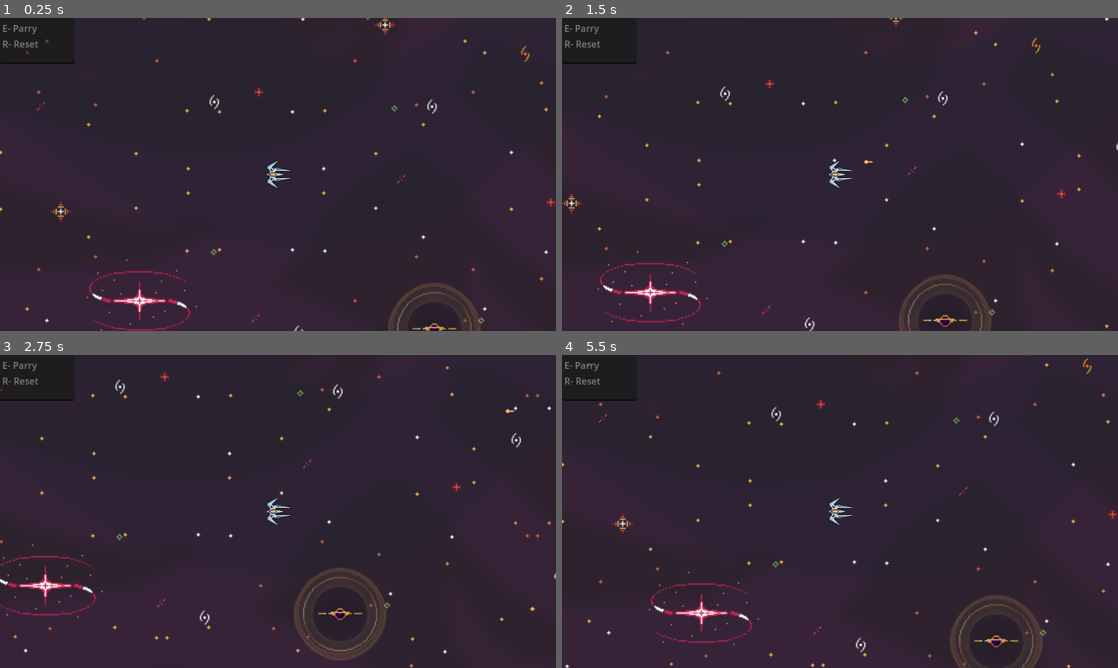
Above: before the commit, frames 1-4 (two rows, left to right).
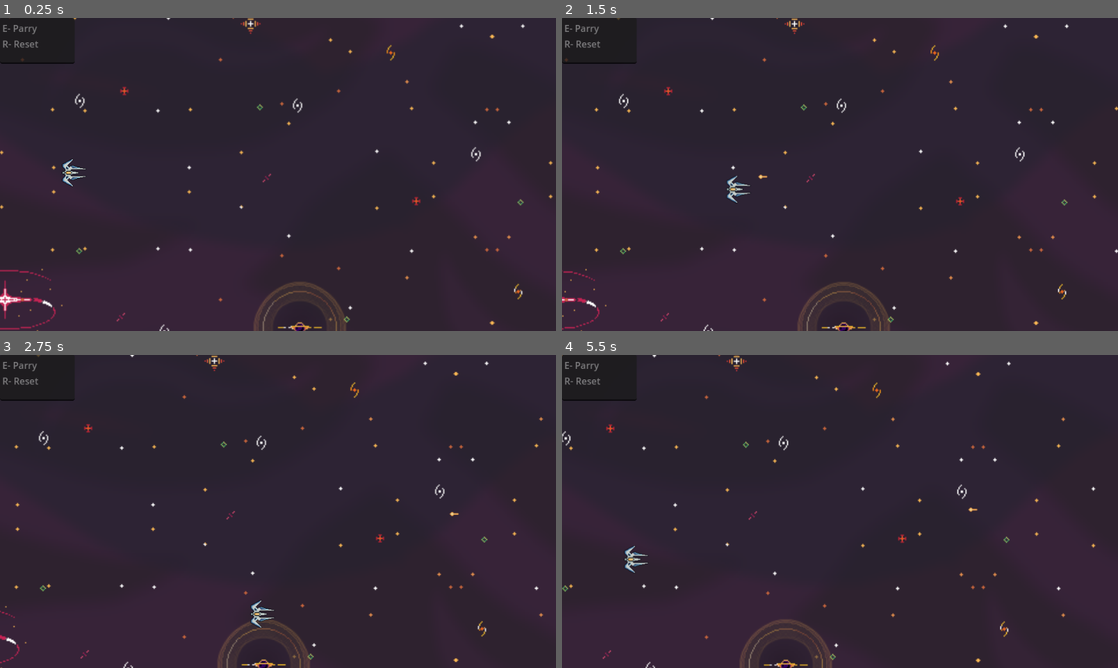
Above: after the commit, the same moments.

Repository: DfindWox/TGD---J2302
Game: Godot game, scene res://Scenes/main.tscn
The game is run twice, just before and just after one commit, with the same random seed, the same clock (stepped at 60 frames per second) and the same inputs.
Inputs:
- Up to frame 1 (0.25 s): no input
- Up to frame 2 (1.5 s): hold Right (ui_right) 0.53-1.28 s; tap E (Parry) at 0.6 s; hold Down (ui_down) from 1.28 s (still down); tap Space (shoot) at 1.35 s
- Up to frame 3 (2.75 s): release Down (ui_down) at 2.03 s; hold Right (ui_right) from 2.03 s (still down); tap E (Parry) at 2.1 s
- Up to frame 4 (5.5 s): release Right (ui_right) at 2.78 s; hold Up (ui_up) 2.78-3.53 s; tap Space (shoot) at 2.85, 4.35 s; hold Left (ui_left) 3.53-5.03 s; tap E (Parry) at 3.6, 5.1 s; hold Down (ui_down) from 5.03 s (still down)

The runs differ from the first frame. In frame 1, 3.7% of the frame differs, in the area x 0-100%, y 0-100%; in frame 2, 3.5%; in frame 3, 3.9%; in frame 4, 3.5%.

Commit message:
Alterações feitas para comportar a nova câmera

Diff:
--- a/Actors/player.gd
+++ b/Actors/player.gd
@@ -15,6 +15,7 @@
 
 var is_active := true ## Define se a nave está ativa e pode receber comandos do jogador.
 var can_parry := true ## Emitido quando o jogador morre.
+var camera_offset := Vector2.ZERO ## Offset da câmera em movimento.
 
 @onready var parry_shape := $ParryArea/Collision as CollisionShape2D ## [CollisionShape2D] responsável pelo parry.
 @onready var shoot_delay_timer := $ShootDelay as Timer ## [Timer] que determina o tempo entre tiros.
@@ -53,6 +54,7 @@
 	var new_vel = input_dir * speed
 	velocity = velocity.lerp(new_vel, direction_lerp)
 	move_and_slide()
+	var _c = move_and_collide(camera_offset)
 
 
 func _get_input_vector() -> Vector2:
--- a/Actors/player.tscn
+++ b/Actors/player.tscn
@@ -11,6 +11,8 @@
 radius = 19.0
 
 [node name="Player" type="CharacterBody2D" groups=["Player"]]
+process_priority = 5
+process_physics_priority = 5
 collision_mask = 54
 script = ExtResource("1_hr4d6")
 direction_lerp = 0.15
@@ -26,6 +28,7 @@
 [node name="ParryArea" type="Area2D" parent="."]
 rotation = -0.00783381
 scale = Vector2(1.63998, 1.60186)
+collision_mask = 16
 
 [node name="Collision" type="CollisionShape2D" parent="ParryArea"]
 shape = SubResource("CircleShape2D_efixp")
--- a/Scenes/main.gd
+++ b/Scenes/main.gd
@@ -3,7 +3,7 @@
 
 # Called when the node enters the scene tree for the first time.
 func _ready():
-	pass # Replace with function body.
+	pass
 
 
 # Called every frame. 'delta' is the elapsed time since the previous frame.
--- a/Scenes/main.tscn
+++ b/Scenes/main.tscn
@@ -1,21 +1,30 @@
-[gd_scene load_steps=5 format=3 uid="uid://do7w7uen2kgw4"]
+[gd_scene load_steps=6 format=3 uid="uid://do7w7uen2kgw4"]
 
 [ext_resource type="Script" path="res://Scenes/main.gd" id="1_v4j20"]
 [ext_resource type="PackedScene" uid="uid://sv26t4bdy5le" path="res://Actors/bg.tscn" id="2_8rc0c"]
-[ext_resource type="PackedScene" uid="uid://bgm5lsyqscoli" path="res://Actors/world_boundary.tscn" id="3_0xe63"]
+[ext_resource type="PackedScene" uid="uid://bnsuon1f0vhak" path="res://Actors/rail_camera.tscn" id="4_0vs36"]
 [ext_resource type="PackedScene" uid="uid://c7uh2kt5rldlt" path="res://Actors/player.tscn" id="4_prqjn"]
+
+[sub_resource type="Curve2D" id="Curve2D_gnjvr"]
+_data = {
+"points": PackedVector2Array(0, 0, 0, 0, 482, 274, 0, 0, 0, 0, 952, 271, 0, 0, 0, 0, 1368, 270, 0, 0, 0, 0, 1617, 528, 0, 0, 0, 0, 1973, 528)
+}
+point_count = 5
 
 [node name="Main" type="Node2D"]
 script = ExtResource("1_v4j20")
 
 [node name="BG" parent="." instance=ExtResource("2_8rc0c")]
 
-[node name="WorldBoundary" parent="." instance=ExtResource("3_0xe63")]
+[node name="Player" parent="." instance=ExtResource("4_prqjn")]
+position = Vector2(129, 271)
 
-[node name="PlayerNew" parent="." instance=ExtResource("4_prqjn")]
-position = Vector2(30, 270)
+[node name="CameraPath" type="Path2D" parent="."]
+curve = SubResource("Curve2D_gnjvr")
 
-[node name="Camera2D" type="Camera2D" parent="PlayerNew"]
+[node name="RailCamera" parent="CameraPath" instance=ExtResource("4_0vs36")]
+position = Vector2(482, 274)
+player_node = NodePath("../../Player")
 
 [node name="UI" type="CanvasLayer" parent="."]
 layer = 10
